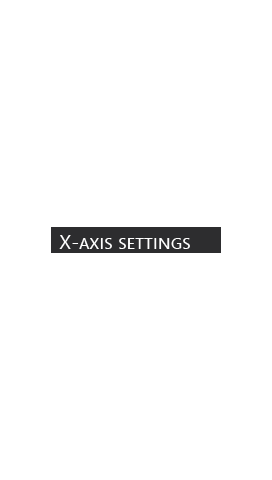
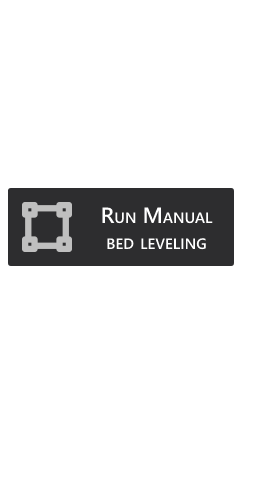
The second 272 x 480 image is a revision of the first. Changes to its layers:
added group "Run ABL" (1st of 2) with 4 layers above "Levelling settings" over [22, 202, 219, 252]
added layer "Manual levelling" in group "Run ABL" over [102, 207, 213, 250]
added layer "Autoleveling icon" (1st of 2, in "Run ABL") in group "Run ABL" over [22, 202, 72, 252]
hid group "Axis settings" (11 layers) over [38, 220, 234, 260]
